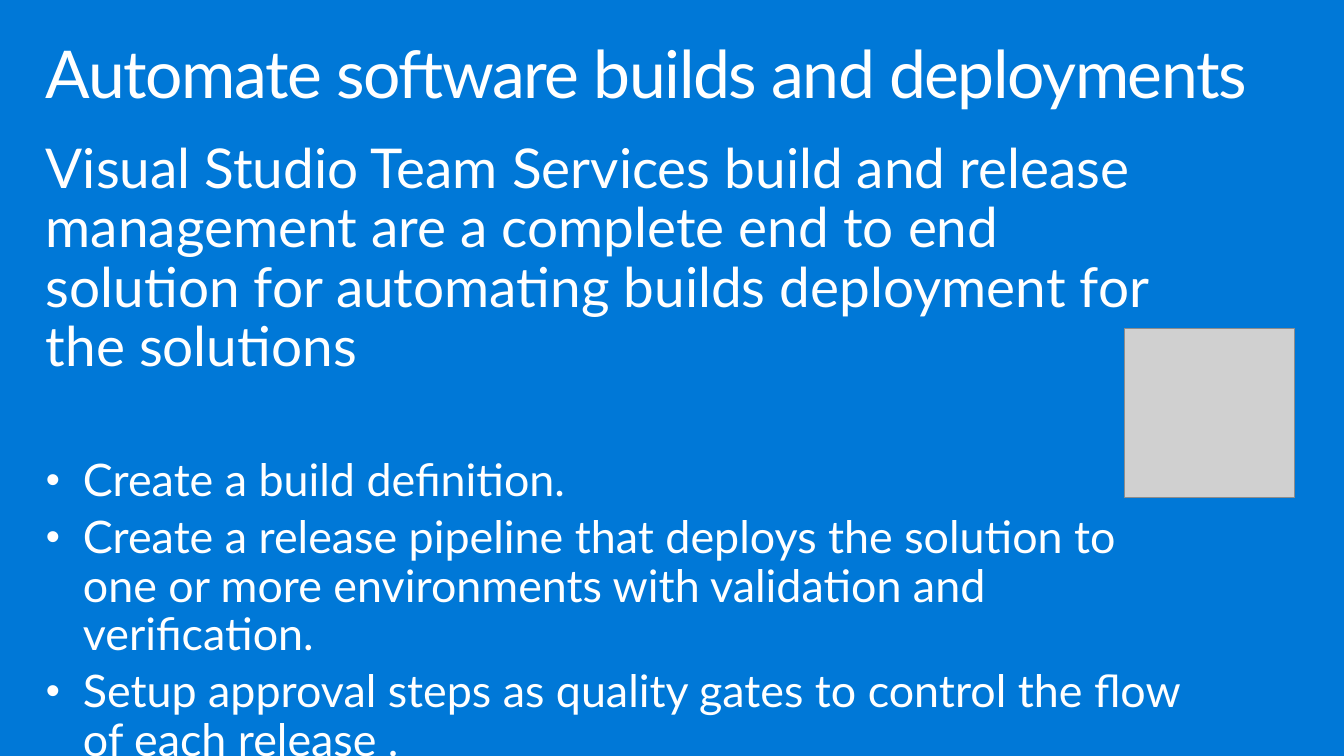
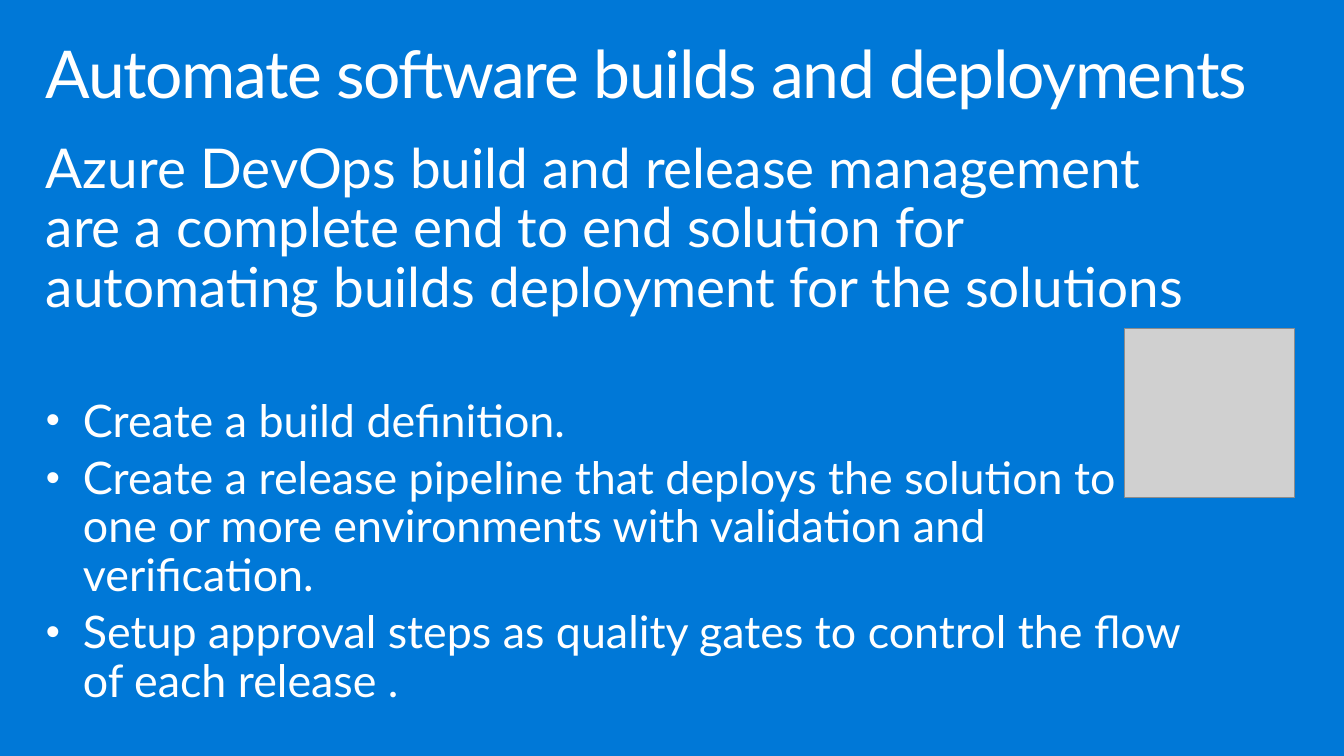
Before and after one commit to yashmadan123/MCW-Continuous-delivery-in-Azure-DevOps, a slide deck: slide 20 of Whiteboard design session/WDS trainer presentation - Continuous delivery in VSTS and Azure.pptx. Drawn at 1344x756 pixels with LibreOffice and Linux fonts; fonts in the diff are those of the drawing; grey boxes stand for pictures. Boxes give left, top, right and bottom in pixels: in the first picture for what was removed or moved away, otherwise in the second. Text is boxed around its words. In the diff, an @@ line names an element or a change of style, - is before the commit and + after.

```diff
--- a/Whiteboard design session/WDS trainer presentation - Continuous delivery in VSTS and Azure.pptx
+++ b/Whiteboard design session/WDS trainer presentation - Continuous delivery in VSTS and Azure.pptx
@@ text at [46,147,1183,317]: text changed @@
-Visual Studio Team Services build and release management are a complete end to end solution for automating builds deployment for the solutions
+Azure DevOps build and release management are a complete end to end solution for automating builds deployment for the solutions
```
Also in this commit, not shown: 6 other slides changed, 8 other files.
